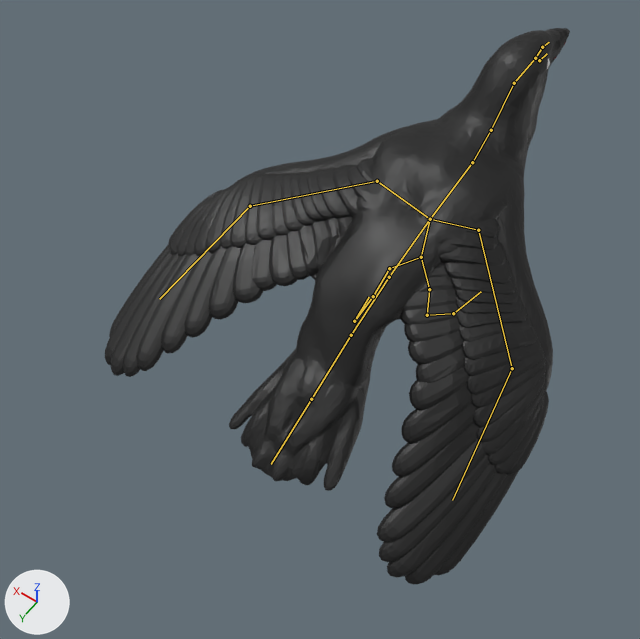
A saved change to the FBX model CrowsAndNests/Assets/Models/Player/player.fbx.
Both versions are drawn from a camera (50 mm lens) standing at (-3.12, 6.52, 7.25) and looking at (0.48, 1.48, -0.67). Every picture has the same lights, and +X, +Y and +Z are marked at lower left. Both versions are drawn at frame 18 of the action 'Walk'; the numbers are the values there. The bones that bend it are drawn over the model as lines.

In view in the first picture: 'crow'.
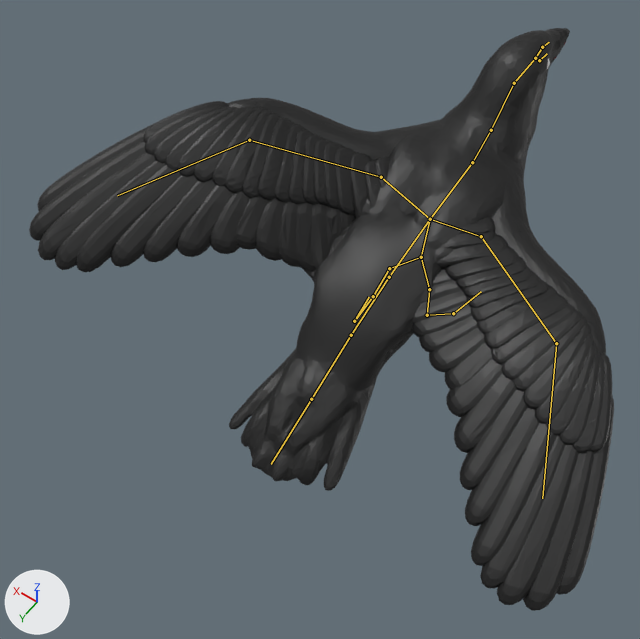
Edits to the bpy script that builds the scene:
```text
Change bone_bone_wing3_l:
    where bone_bone_wing3_l = bpy.data.objects['Armature'].pose.bones['Bone_wing3.L']
    bone_bone_wing3_l.rotation_quaternion: (1.0, 0.0, 0.0, 0.0) -> (0.998, 0.068, -0.013, 0.007)  # degrees (0, 0, 0) -> degrees (8, -1, 1)
Change bone_bone_wing2_l:
    where bone_bone_wing2_l = bpy.data.objects['Armature'].pose.bones['Bone_wing2.L']  # child of 'Bone_wing3.L'
    bone_bone_wing2_l.rotation_quaternion: (0.966, -0.219, 0.137, -0.02) -> (0.999, 0.037, -0.023, 0.003)  # degrees (-26, 15, -6) -> degrees (4, -3, 0)
Change bone_bone_wing3_r:
    where bone_bone_wing3_r = bpy.data.objects['Armature'].pose.bones['Bone_wing3.R']
    bone_bone_wing3_r.rotation_quaternion: (1.0, 0.0, 0.0, 0.0) -> (0.998, -0.06, -0.012, 0.01)  # degrees (0, 0, 0) -> degrees (-7, -1, 1)
Change bone_bone_wing2_r:
    where bone_bone_wing2_r = bpy.data.objects['Armature'].pose.bones['Bone_wing2.R']  # child of 'Bone_wing3.R'
    bone_bone_wing2_r.rotation_quaternion: (0.906, -0.357, -0.223, 0.033) -> (0.999, -0.037, -0.022, 0.003)  # degrees (-46, -22, 14) -> degrees (-4, -3, 0)
```

Where the change shows, as pixel boxes (x1, y1, x2, y2) in the pictures (640 x 639 px):
'crow', posed (26% wider): before (105, 28, 570, 584); after (29, 28, 614, 611)
bone 'Bone_wing3.L', root to tip: before (430, 219) to (377, 181); after (430, 219) to (381, 177)
bone 'Bone_wing2.L', root to tip: before (377, 181) to (250, 206); after (381, 177) to (249, 140)
bone 'Bone_wing3.R', root to tip: before (430, 219) to (478, 230); after (430, 219) to (481, 236)
bone 'Bone_wing2.R', root to tip: before (478, 230) to (512, 368); after (481, 236) to (556, 343)
